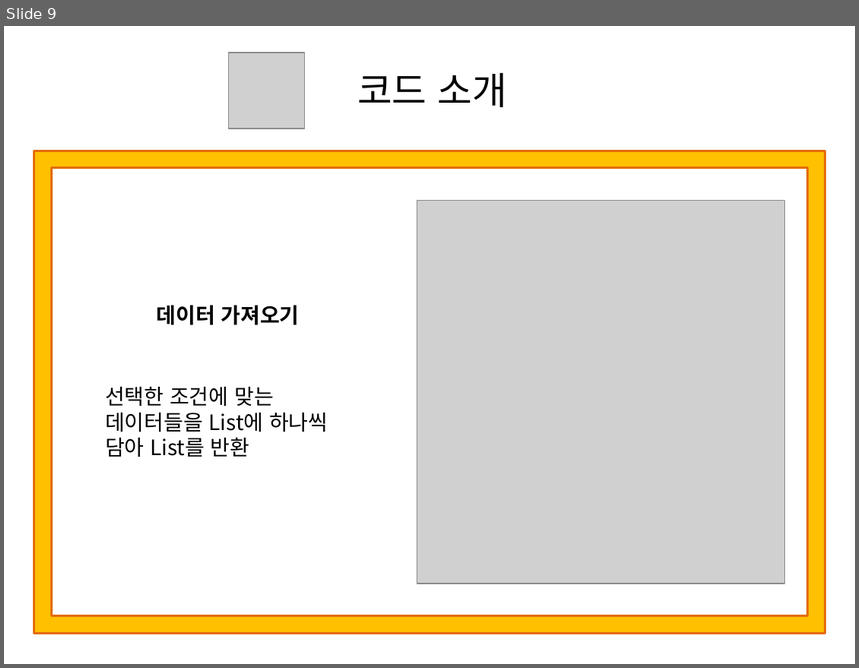
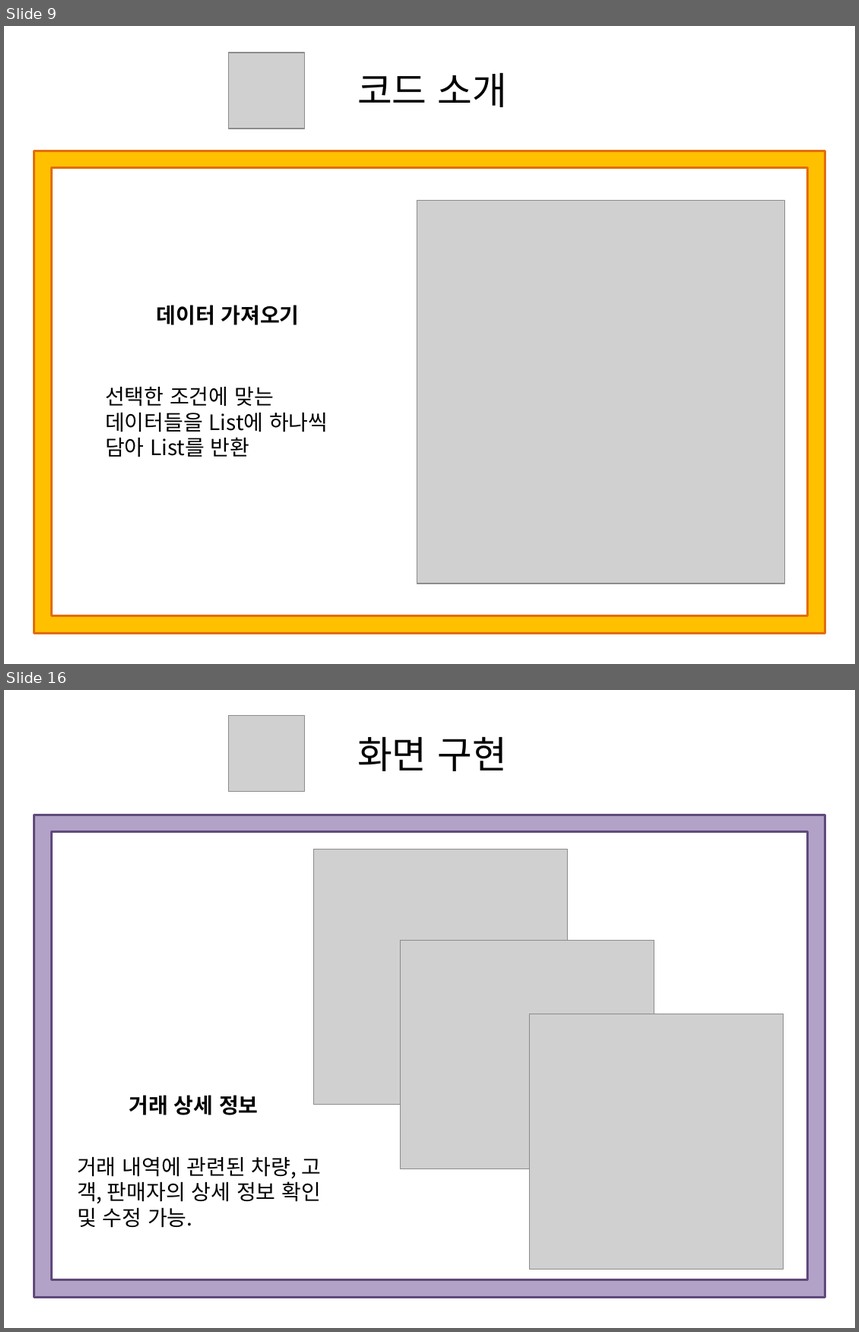
Before and after one commit to Yorgos7784/SW_Lesson, a slide deck: Portfolio/ppt/CarManagementProgram.pptx. Shown one above the other, each under a label of ours: slide 9 before the commit, slides 9 and 16 after it; the slides between them are not shown. The pictures are 859x668 and 859x1332 pixels, drawn with LibreOffice and Linux fonts; fonts in the diff are those of the drawing; grey boxes stand for pictures. Boxes give left, top, right and bottom in pixels: in the first picture for what was removed or moved away, otherwise in the second. Text is boxed around its words. In the diff, an @@ line names an element or a change of style, - is before the commit and + after.

```diff
--- a/Portfolio/ppt/CarManagementProgram.pptx
+++ b/Portfolio/ppt/CarManagementProgram.pptx
@@ slide 16 added at (x1=4, y1=690, x2=855, y2=1328), background #FFFFFF @@
@@ picture added at (x1=229, y1=716, x2=304, y2=791) @@
@@ text added at (x1=357, y1=737, x2=508, y2=771), 32 pt, text #000000 @@
+화면 구현
@@ frame added at (x1=34, y1=815, x2=825, y2=1298), fill #B3A2C7, outline #604A7B 2 pt @@
@@ picture added at (x1=314, y1=849, x2=567, y2=1104) @@
@@ picture added at (x1=401, y1=940, x2=655, y2=1170) @@
@@ picture added at (x1=530, y1=1015, x2=784, y2=1270) @@
@@ text added at (x1=129, y1=1095, x2=259, y2=1116), 18 pt, text #000000, bold @@
+거래 상세 정보
@@ text added at (x1=77, y1=1157, x2=322, y2=1228), 18 pt, text #000000 @@
+거래 내역에 관련된 차량, 고객, 판매자의 상세 정보 확인 및 수정 가능.
```
Also in this commit, not shown: 1 slide changed, 9 other slides added, 36 other files.
